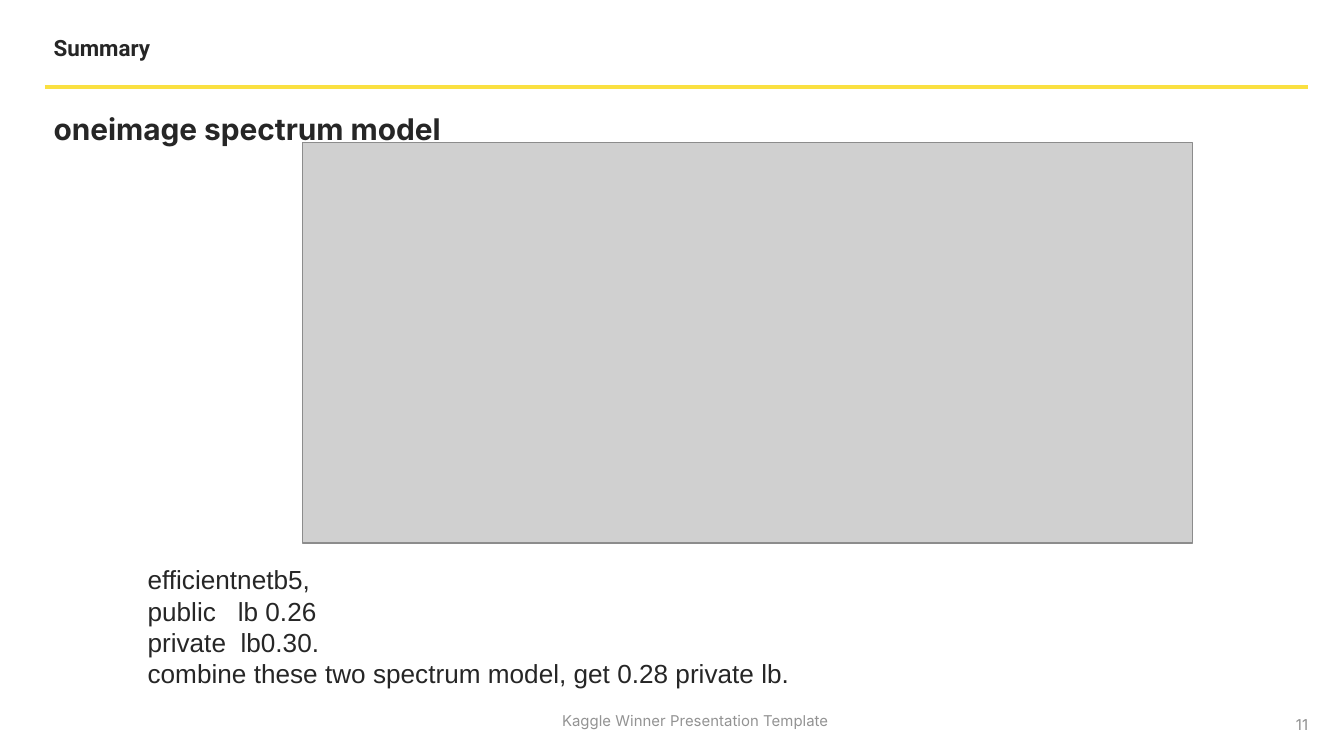
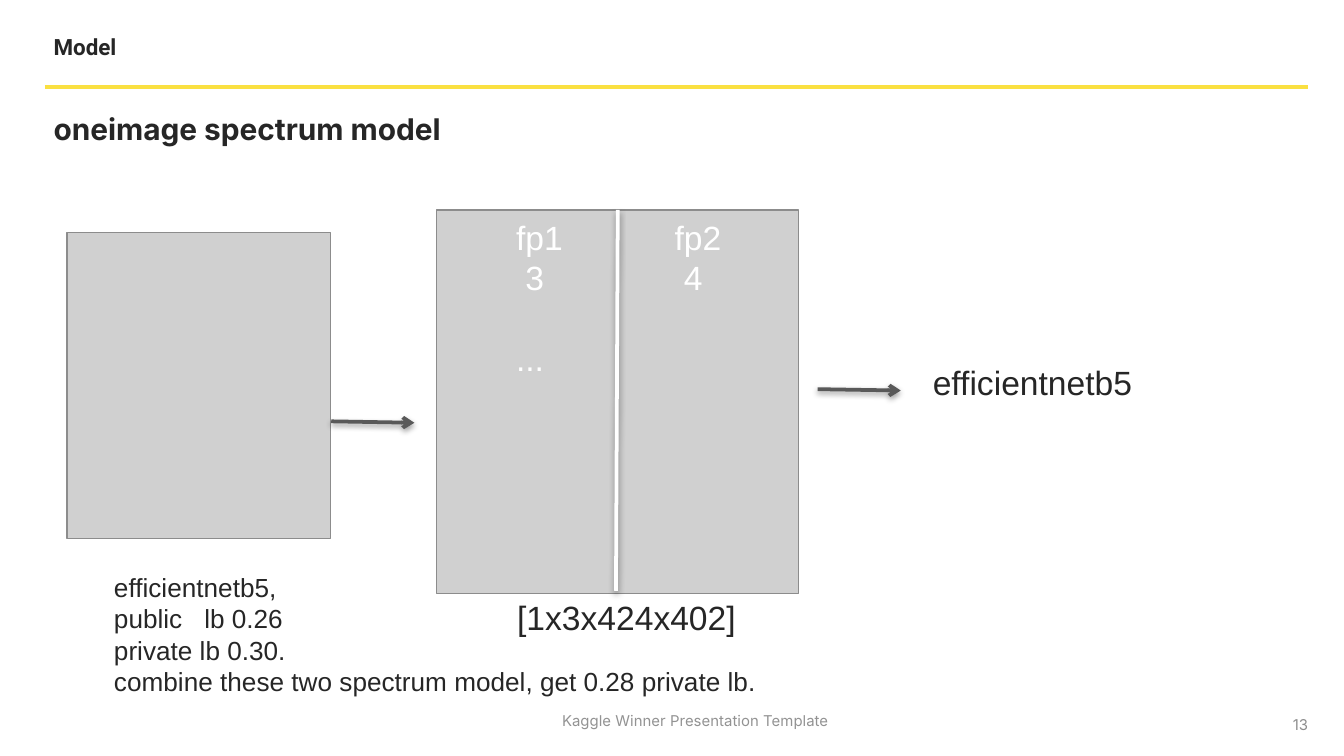
Before and after one commit to 610265158/HMS-eeg-comp, a slide deck: slide 13 of Kaggle Winner Call Template.pptx (slide 11 before the commit). Drawn at 1344x756 pixels with LibreOffice and Linux fonts; fonts in the diff are those of the drawing; grey boxes stand for pictures; background and template pictures are left out. Boxes give left, top, right and bottom in pixels: in the first picture for what was removed or moved away, otherwise in the second. Text is boxed around its words. In the diff, an @@ line names an element or a change of style, - is before the commit and + after.

```diff
--- a/Kaggle Winner Call Template.pptx
+++ b/Kaggle Winner Call Template.pptx
@@ text at (54, 38, 117, 56): text changed @@
-Summary
+Model
@@ picture removed at (302, 142, 1192, 543) @@
@@ picture added at (67, 233, 331, 539) @@
@@ picture added at (437, 210, 798, 593) @@
@@ text added at (516, 226, 722, 290), 18 pt, text #FFFFFF @@
+fp1 fp2
+3 4
+...
@@ line added from (618, 210) to (616, 591), #FFFFFF 2 pt @@
@@ text added at (933, 370, 1132, 396), 18 pt, text #262626 @@
+efficientnetb5
@@ arrow added from (817, 390) to (900, 391), #595959 2 pt @@
@@ arrow added from (331, 422) to (414, 423), #595959 2 pt @@
@@ text "efficientnetb5,": place and size @@
-text "efficientnetb5," at (148, 570, 789, 689)
+text "efficientnetb5," at (114, 578, 756, 697)
@@ text added at (517, 605, 735, 637), 18 pt, text #262626 @@
+[1x3x424x402]
@@ text at (114, 641, 285, 665): spaces changed @@
-private lb0.30.
+private lb 0.30.
@@ page number at (1293, 719, 1308, 730): text changed @@
-11
+13
```
Also in this commit, not shown: 10 other slides changed, 7 slides added, 3 slides removed.
